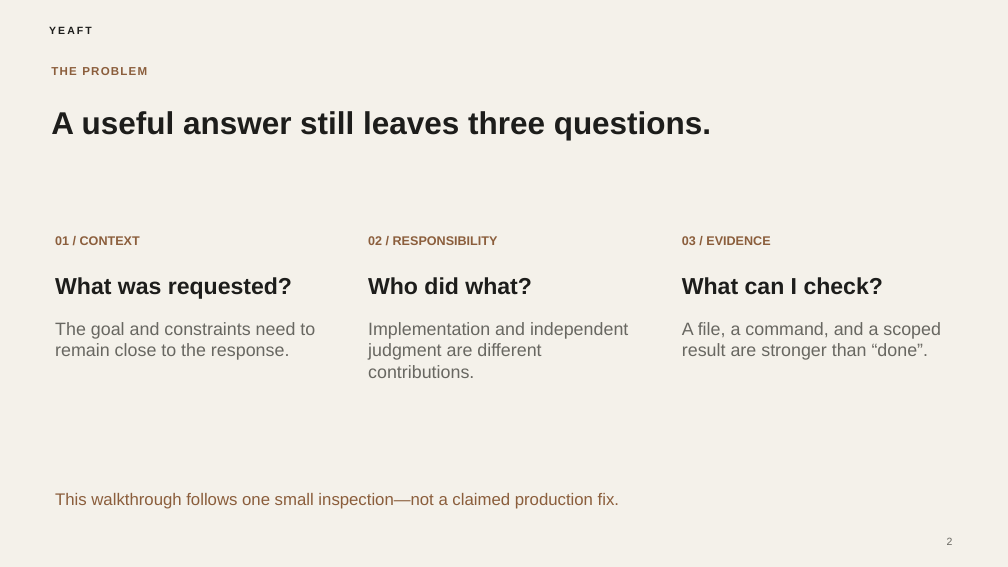
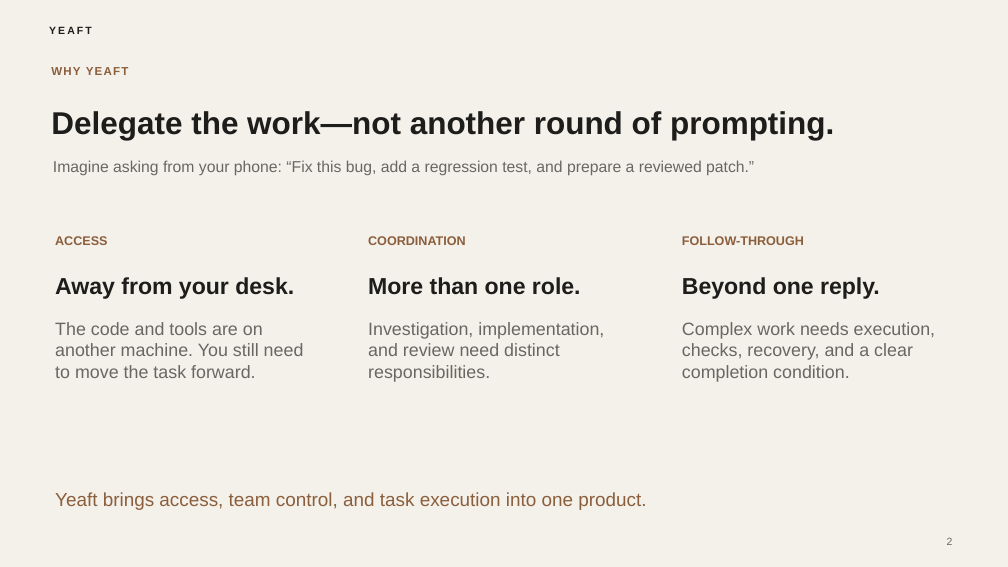
Before and after one commit to yeaft/claude-web-chat, a slide deck: slide 2 of artifacts/showcase/yeaft-editorial-minimal.pptx. Drawn at 1008x567 pixels with LibreOffice and Linux fonts; fonts in the diff are those of the drawing. Boxes give left, top, right and bottom in pixels: in the first picture for what was removed or moved away, otherwise in the second. Text is boxed around its words. In the diff, an @@ line names an element or a change of style, - is before the commit and + after.

Commit message:
docs: lead showcase with cross-device AI teams and task automation

```diff
--- a/artifacts/showcase/yeaft-editorial-minimal.pptx
+++ b/artifacts/showcase/yeaft-editorial-minimal.pptx
@@ text at bbox=[51, 67, 129, 75]: text changed @@
-THE PROBLEM
+WHY YEAFT
@@ text at bbox=[51, 111, 834, 140]: text changed @@
-A useful answer still leaves three questions.
+Delegate the work—not another round of prompting.
@@ text added at bbox=[53, 160, 754, 175], 15 pt, text #686761 @@
+Imagine asking from your phone: “Fix this bug, add a regression test, and prepare a reviewed patch.”
@@ text at bbox=[55, 236, 107, 245]: text changed; size 22 to 12 pt; text colour #1D1D1B to #8B5E3C @@
-What was requested?
+ACCESS
@@ text removed at bbox=[55, 236, 140, 245] @@
-01 / CONTEXT
@@ text at bbox=[368, 236, 466, 245]: text changed; size 22 to 12 pt; text colour #1D1D1B to #8B5E3C @@
-Who did what?
+COORDINATION
@@ text removed at bbox=[368, 236, 498, 245] @@
-02 / RESPONSIBILITY
@@ text at bbox=[682, 236, 804, 245]: text changed; size 22 to 12 pt; text colour #1D1D1B to #8B5E3C @@
-What can I check?
+FOLLOW-THROUGH
@@ text removed at bbox=[682, 236, 770, 245] @@
-03 / EVIDENCE
@@ text added at bbox=[55, 277, 294, 299], 22 pt, text #1D1D1B, bold @@
+Away from your desk.
@@ text added at bbox=[368, 277, 581, 295], 22 pt, text #1D1D1B, bold @@
+More than one role.
@@ text added at bbox=[682, 277, 880, 299], 22 pt, text #1D1D1B, bold @@
+Beyond one reply.
@@ text at bbox=[55, 322, 304, 378]: text changed @@
-The goal and constraints need to remain close to the response.
+The code and tools are on another machine. You still need to move the task forward.
@@ text at bbox=[368, 322, 604, 382]: text changed @@
-Implementation and independent judgment are different contributions.
+Investigation, implementation, and review need distinct responsibilities.
@@ text at bbox=[682, 322, 935, 382]: text changed @@
-A file, a command, and a scoped result are stronger than “done”.
+Complex work needs execution, checks, recovery, and a clear completion condition.
@@ text at bbox=[55, 492, 646, 510]: text changed; size 16 to 18 pt @@
-This walkthrough follows one small inspection—not a claimed production fix.
+Yeaft brings access, team control, and task execution into one product.
```
Also in this commit, not shown: 7 other slides changed, 4 slides added, 4 slides removed, 12 other files.
